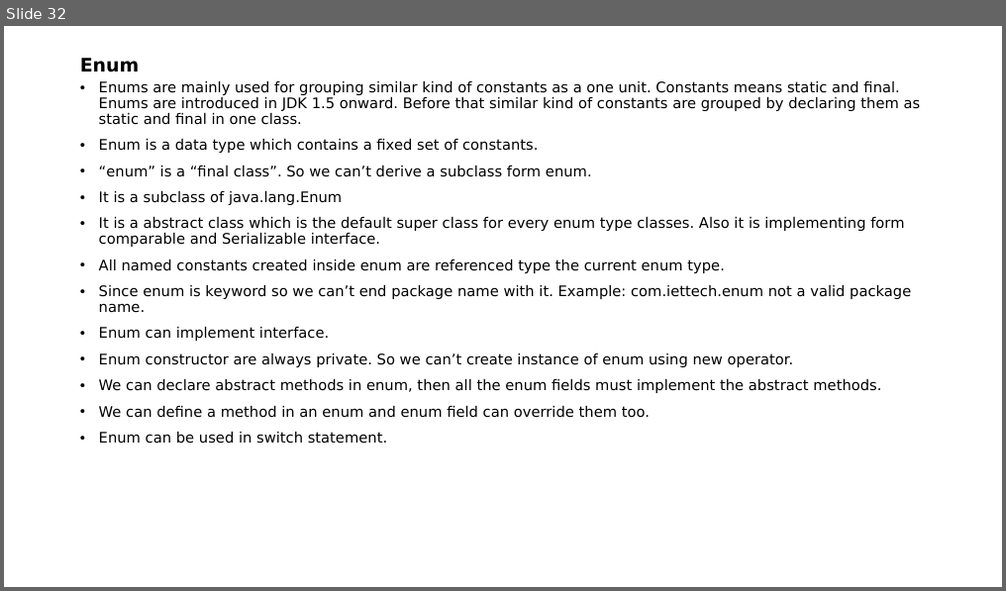
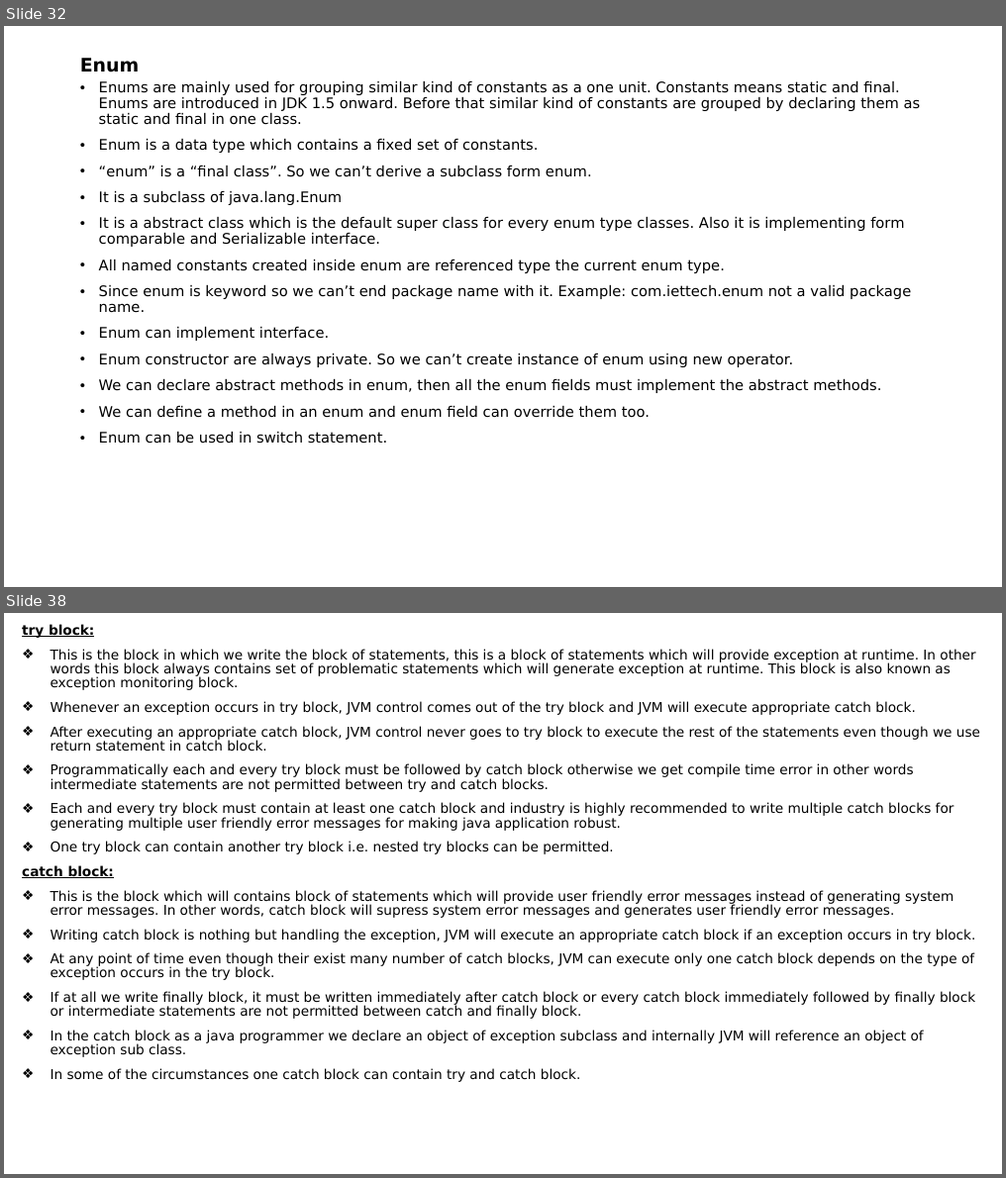
Before and after one commit to indrajeetydv/FSWDT, a slide deck: CoreJavaNotes.pptx. Shown one above the other, each under a label of ours: slide 32 before the commit, slides 32 and 38 after it; the slides between them are not shown. The pictures are 1006x591 and 1006x1178 pixels, drawn with LibreOffice and Linux fonts; fonts in the diff are those of the drawing. Boxes give left, top, right and bottom in pixels: in the first picture for what was removed or moved away, otherwise in the second. Text is boxed around its words. In the diff, an @@ line names an element or a change of style, - is before the commit and + after.

Commit message:
exception topics

```diff
--- a/CoreJavaNotes.pptx
+++ b/CoreJavaNotes.pptx
@@ slide 38 added at <box>4,613,1002,1174</box>, background #FFFFFF @@
@@ text added at <box>22,624,980,1082</box>, 12.9 pt, text #000000 @@
+try block:
+❖ This is the block in which we write the block of statements, this is a block of statements which will provide exception at runtime. In other words this block always contains set of problematic statements which will generate exception at runtime. This block is also known as exception monitoring block.
+❖ Whenever an exception occurs in try block, JVM control comes out of the try block and JVM will execute appropriate catch block.
+❖ After executing an appropriate catch block, JVM control never goes to try block to execute the rest of the statements even though we use return statement in catch block.
+❖ Programmatically each and every try block must be followed by catch block otherwise we get compile time error in other words intermediate statements are not permitted between try and catch blocks.
+❖ Each and every try block must contain at least one catch block and industry is highly recommended to write multiple catch blocks for generating multiple user friendly error messages for making java application robust.
+❖ One try block can contain another try block i.e. nested try blocks can be permitted.
+catch block:
+❖ This is the block which will contains block of statements which will provide user friendly error messages instead of generating system error messages. In other words, catch block will supress system error messages and generates user friendly error messages.
+❖ Writing catch block is nothing but handling the exception, JVM will execute an appropriate catch block if an exception occurs in try block.
+❖ At any point of time even though their exist many number of catch blocks, JVM can execute only one catch block depends on the type of exception occurs in the try block.
+❖ If at all we write finally block, it must be written immediately after catch block or every catch block immediately followed by finally block or intermediate statements are not permitted between catch and finally block.
+❖ In the catch block as a java programmer we declare an object of exception subclass and internally JVM will reference an object of exception sub class.
+❖ In some of the circumstances one catch block can contain try and catch block.
```
Also in this commit, not shown: 7 other slides added.
